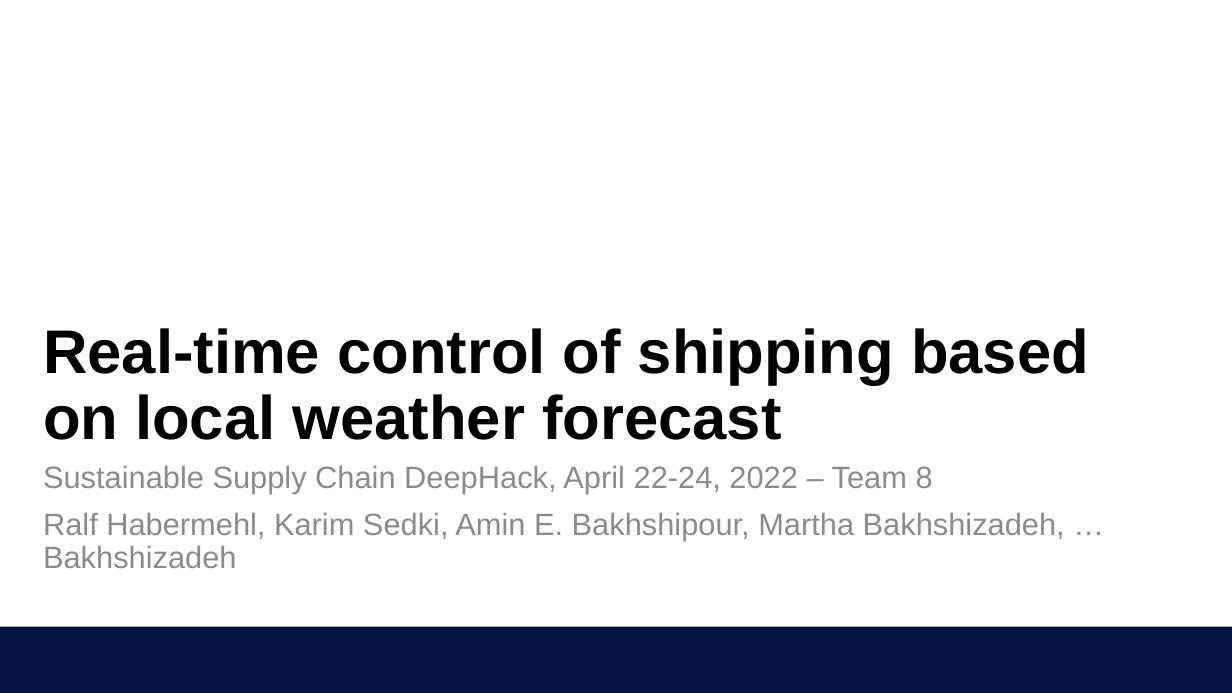
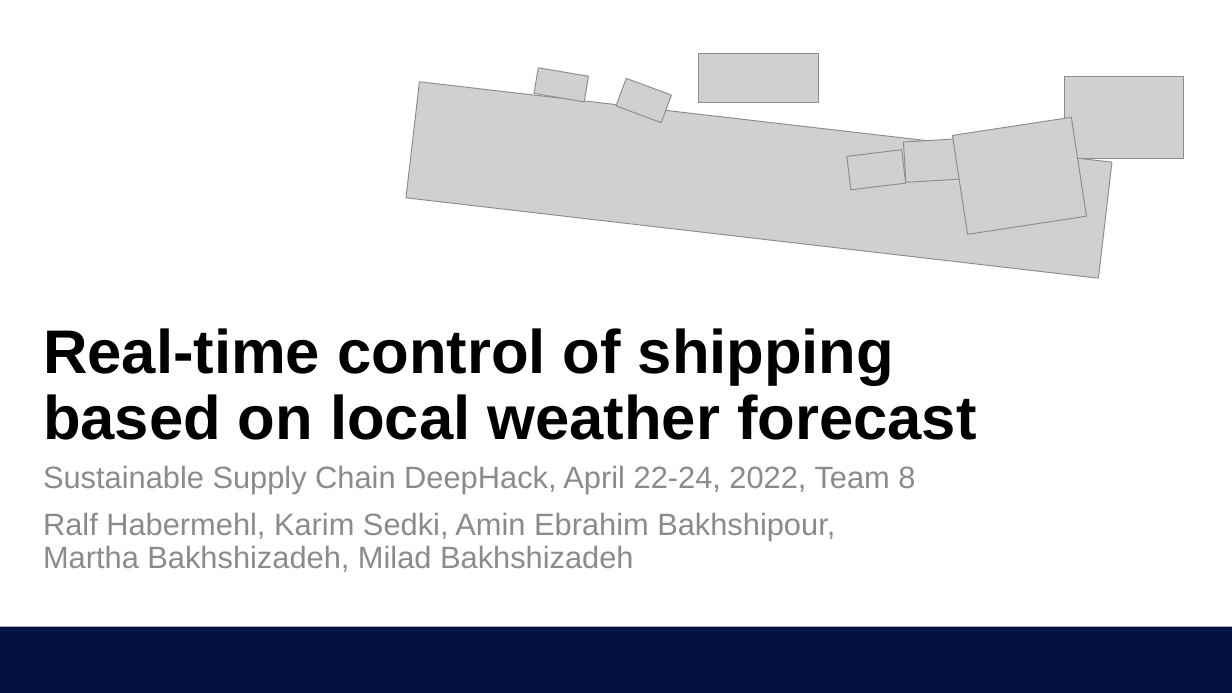
Before and after one commit to rhaberme/controltheweather, a slide deck: slide 1 of 2022_0424_deephack_pitch_slides.pptx. Drawn at 1232x693 pixels with LibreOffice and Linux fonts; fonts in the diff are those of the drawing; grey boxes stand for pictures; background and template pictures are left out. Boxes give left, top, right and bottom in pixels: in the first picture for what was removed or moved away, otherwise in the second. Text is boxed around its words. In the diff, an @@ line names an element or a change of style, - is before the commit and + after.

```diff
--- a/2022_0424_deephack_pitch_slides.pptx
+++ b/2022_0424_deephack_pitch_slides.pptx
@@ picture added at box(699, 54, 819, 103) @@
@@ picture added at box(406, 82, 1113, 278) @@
@@ picture added at box(534, 68, 589, 102) @@
@@ picture added at box(617, 79, 672, 123) @@
@@ picture added at box(1065, 76, 1183, 158) @@
@@ title "Real-time control of shipping based ..." rewrapped from box(43, 328, 1089, 440) to box(43, 328, 977, 440) @@
@@ picture added at box(952, 117, 1086, 234) @@
@@ picture added at box(847, 149, 906, 190) @@
@@ picture added at box(904, 137, 985, 183) @@
@@ text at box(43, 466, 915, 572): text changed @@
-Sustainable Supply Chain DeepHack, April 22-24, 2022 – Team 8
-Ralf Habermehl, Karim Sedki, Amin E. Bakhshipour, Martha Bakhshizadeh, … Bakhshizadeh
+Sustainable Supply Chain DeepHack, April 22-24, 2022, Team 8
+Ralf Habermehl, Karim Sedki, Amin Ebrahim Bakhshipour,
+Martha Bakhshizadeh, Milad Bakhshizadeh
```
Also in this commit, not shown: 1 other slide changed, 1 slide added, 1 slide removed.
